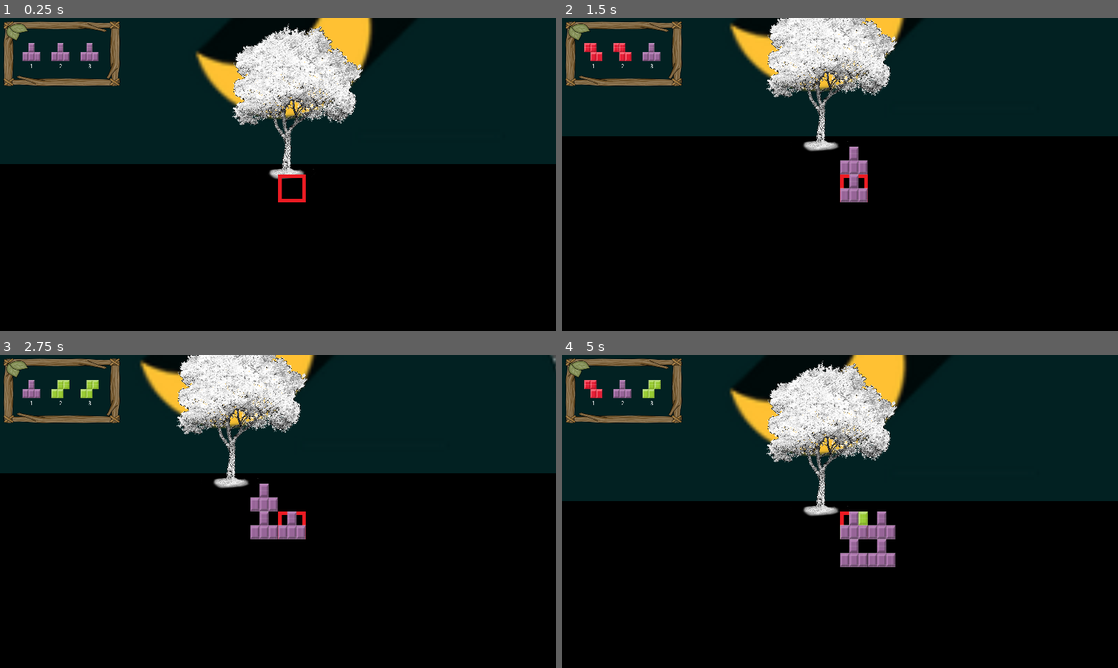
Above: before the commit, frames 1-4 (two rows, left to right).
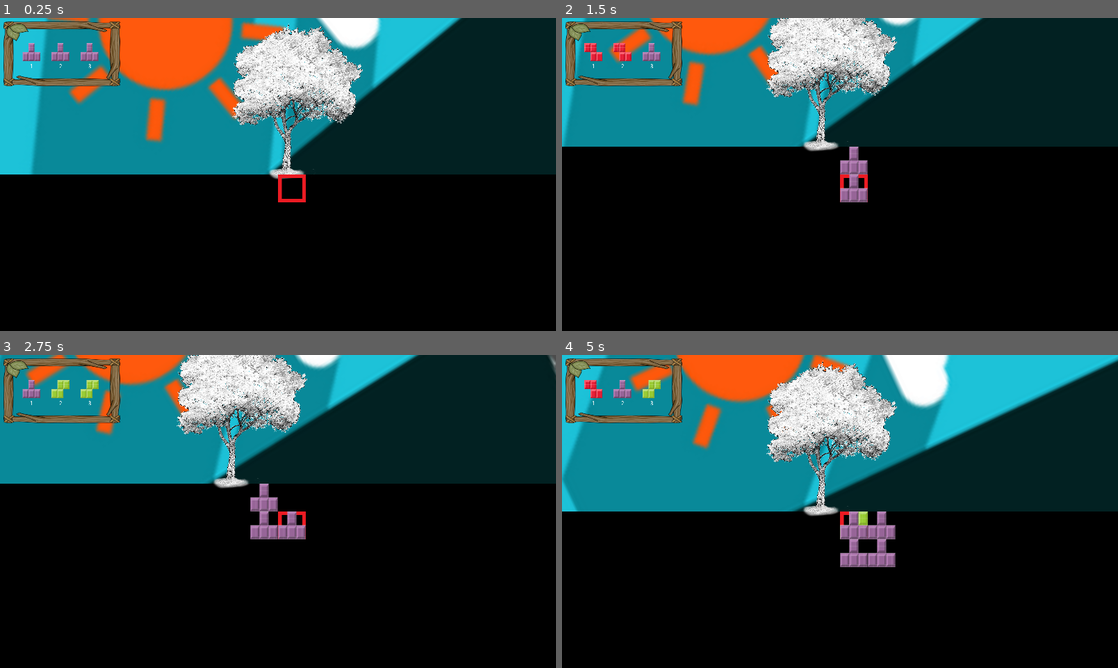
Above: after the commit, the same moments.

Repository: DEF-42/treeOfLife
Game: Godot game, scene res://Scenes/World.tscn
The game is run twice, just before and just after one commit, with the same random seed, the same clock (stepped at 60 frames per second) and the same inputs.
Inputs:
- Up to frame 1 (0.25 s): no input
- Up to frame 2 (1.5 s): hold Right (ui_right) 0.53-1.28 s; tap Keypad 1 (numpad_1) at 0.6 s; hold Down (ui_down) from 1.28 s (still down); tap Keypad 2 (numpad_2) at 1.35 s
- Up to frame 3 (2.75 s): release Down (ui_down) at 2.03 s; hold Right (ui_right) from 2.03 s (still down); tap Keypad 3 (numpad_3) at 2.1 s
- Up to frame 4 (5 s): release Right (ui_right) at 2.78 s; hold Up (ui_up) 2.78-3.53 s; tap Keypad 1 (numpad_1) at 2.85 s; hold Left (ui_left) from 3.53 s (still down); tap Keypad 2 (numpad_2) at 3.6 s; tap Keypad 3 (numpad_3) at 4.35 s

The runs differ from the first frame. In frame 1, 27% of the frame differs, in the area x 0-100%, y 0-50%; in frame 2, 20%; in frame 3, 19%; in frame 4, 31%.

Commit message:
fix rotation

Diff:
--- /dev/null
+++ b/Scenes/World.gd
@@ -0,0 +1,4 @@
+extends Node2D
+
+func _ready():
+	$DayCycle/AnimationPlayer.play("DayCycleRotation")
--- a/Scenes/World.tscn
+++ b/Scenes/World.tscn
@@ -1,9 +1,10 @@
-[gd_scene load_steps=7 format=2]
+[gd_scene load_steps=8 format=2]
 
 [ext_resource path="res://Scenes/Underground/Grid.tscn" type="PackedScene" id=1]
 [ext_resource path="res://Scenes/UI/RootSelector.tscn" type="PackedScene" id=2]
 [ext_resource path="res://Scenes/Outside/Tree.tscn" type="PackedScene" id=3]
 [ext_resource path="res://Assets/placeholder_day_cycle.png" type="Texture" id=4]
+[ext_resource path="res://Scenes/World.gd" type="Script" id=5]
 
 [sub_resource type="Animation" id=1]
 resource_name = "DayCycleRotation"
@@ -38,22 +39,25 @@
 }
 
 [node name="World" type="Node2D"]
+script = ExtResource( 5 )
 
 [node name="DayCycle" type="Sprite" parent="."]
 position = Vector2( 825, 495 )
-rotation = 4.71239
+rotation = -4.40317
 scale = Vector2( 8.02262, 8.02262 )
 texture = ExtResource( 4 )
 
 [node name="AnimationPlayer" type="AnimationPlayer" parent="DayCycle"]
+reset_on_save = false
+method_call_mode = 1
 anims/DayCycleRotation = SubResource( 1 )
 anims/RESET = SubResource( 2 )
 
 [node name="ColorRect" type="ColorRect" parent="."]
 margin_left = -1751.0
-margin_top = 470.0
+margin_top = 500.0
 margin_right = 4016.0
-margin_bottom = 1790.0
+margin_bottom = 1820.0
 color = Color( 0, 0, 0, 1 )
 
 [node name="Tree" parent="." instance=ExtResource( 3 )]
